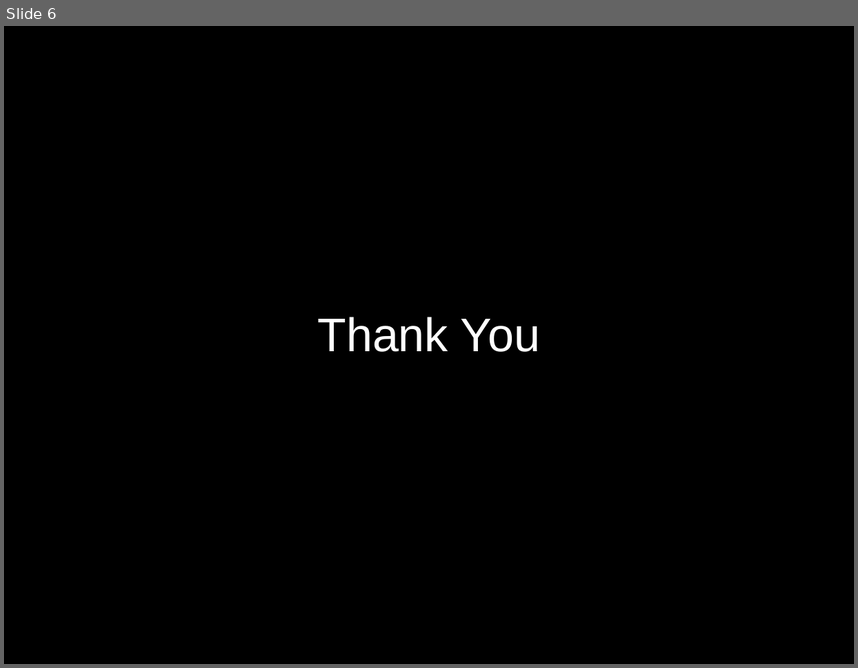
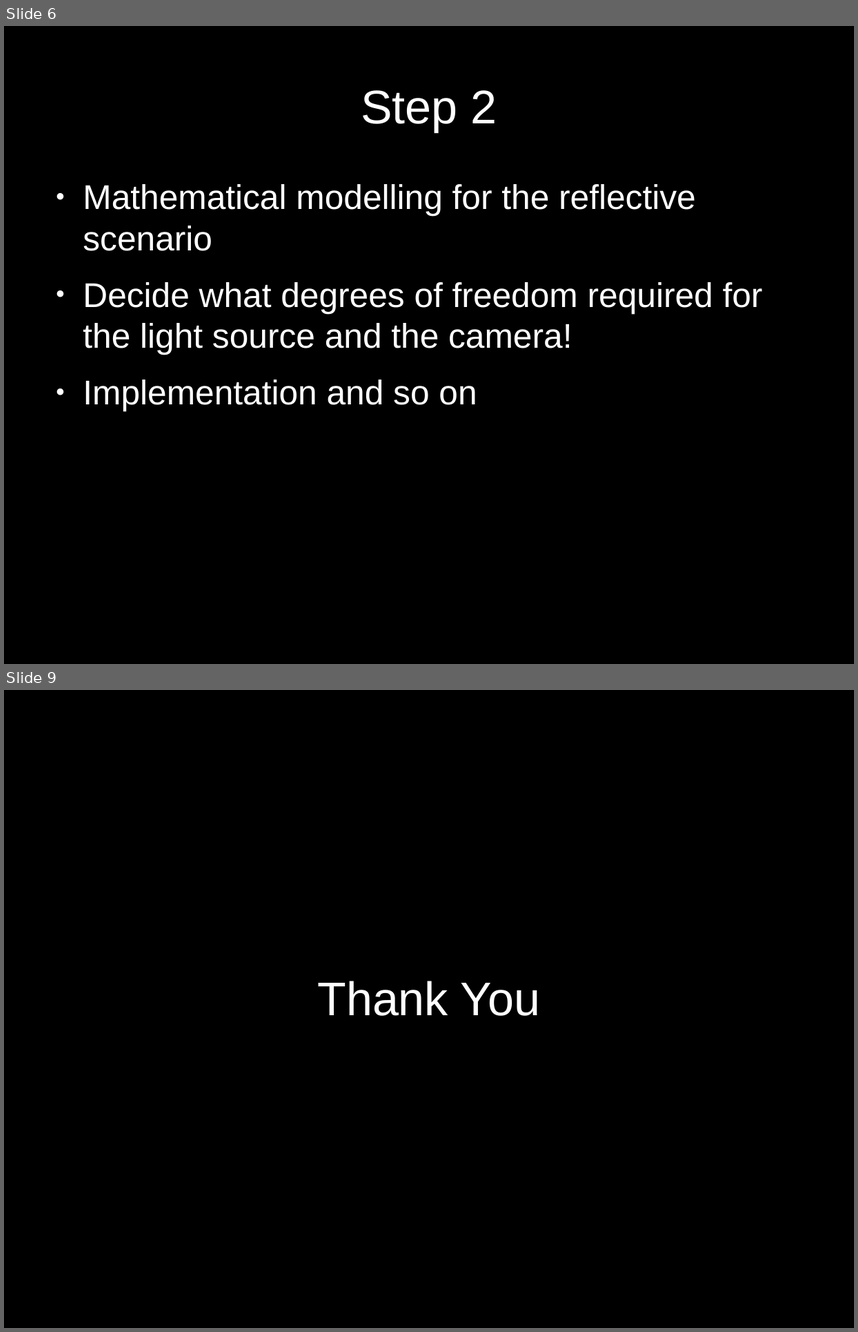
Before and after one commit to alankarkotwal/lvp-imaging, a slide deck: design/1 Approach.odp. Shown one above the other, each under a label of ours: slide 6 before the commit, slides 6 and 9 after it; the slides between them are not shown. The pictures are 858x668 and 858x1332 pixels, drawn with LibreOffice and Linux fonts; fonts in the diff are those of the drawing. Boxes give left, top, right and bottom in pixels: in the first picture for what was removed or moved away, otherwise in the second. Text is boxed around its words. In the diff, an @@ line names an element or a change of style, - is before the commit and + after.

```diff
--- a/design/1 Approach.odp
+++ b/design/1 Approach.odp
@@ slide 6 added at bbox=[4, 26, 854, 664], background #000000 @@
@@ title added at bbox=[361, 90, 497, 132], 44 pt, text #FFFFFF @@
+Step 2
@@ text added at bbox=[83, 184, 763, 410], 32 pt, text #FFFFFF @@
+● Mathematical modelling for the reflective scenario
+● Decide what degrees of freedom required for the light source and the camera!
+● Implementation and so on
@@ what was slide 6 is now slide 9 @@
```
Also in this commit, not shown: 3 slides changed, 4 other slides added, 2 slides removed, 2 other files.
